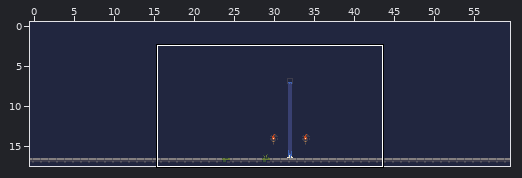
Two versions of a level (Tiled map, resources/tiledLevel-Home.tmx). The picture above shows the old version from afar; the outline marks the close-up.
Close-up. The starting point:
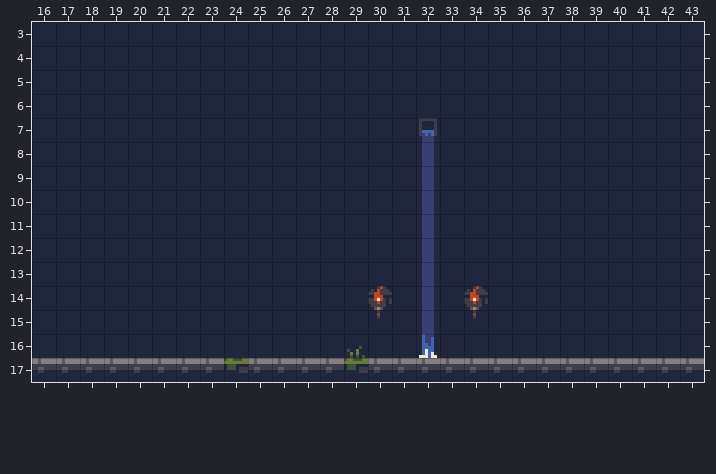
Cells are 8x8 px. Shown: x 16..43, y 3..17.
The same view after the edit:
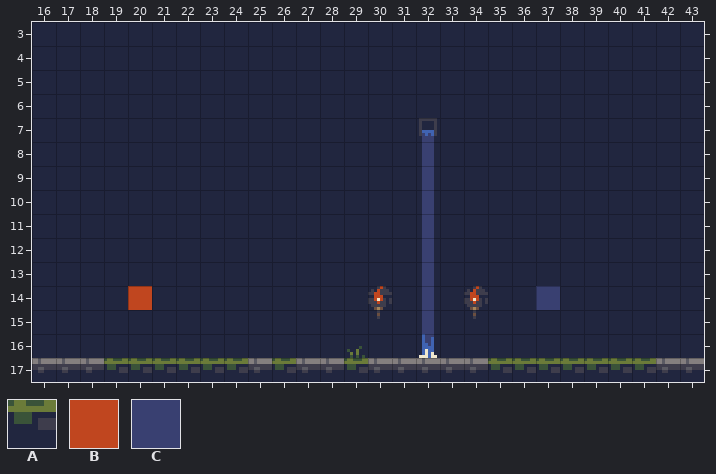
Key: from "base_tiles": A 9, B 68, C 90.
_ is an empty cell.
Tiles of an added or newly shown layer are drawn over the layers below it.
Difference:
{"where": "layer \"Front\""}
{"y":17,"x":19,"old":"_____","new":"AAAAA"}
{"y":17,"x":26,"old":"_","new":"A"}
{"y":17,"x":35,"old":"_______","new":"AAAAAAA"}
{"where": "layer \"Positioning\" (added)"}
{"y":14,"x":20,"old":"_","new":"B"}
{"y":14,"x":37,"old":"_","new":"C"}
{"label":"added","picture_box":[128,286,152,310]}
{"label":"added","picture_box":[536,286,560,310]}
{"label":"added","picture_box":[104,358,224,373]}
{"label":"added","picture_box":[272,358,296,373]}
{"label":"added","picture_box":[488,358,656,373]}
